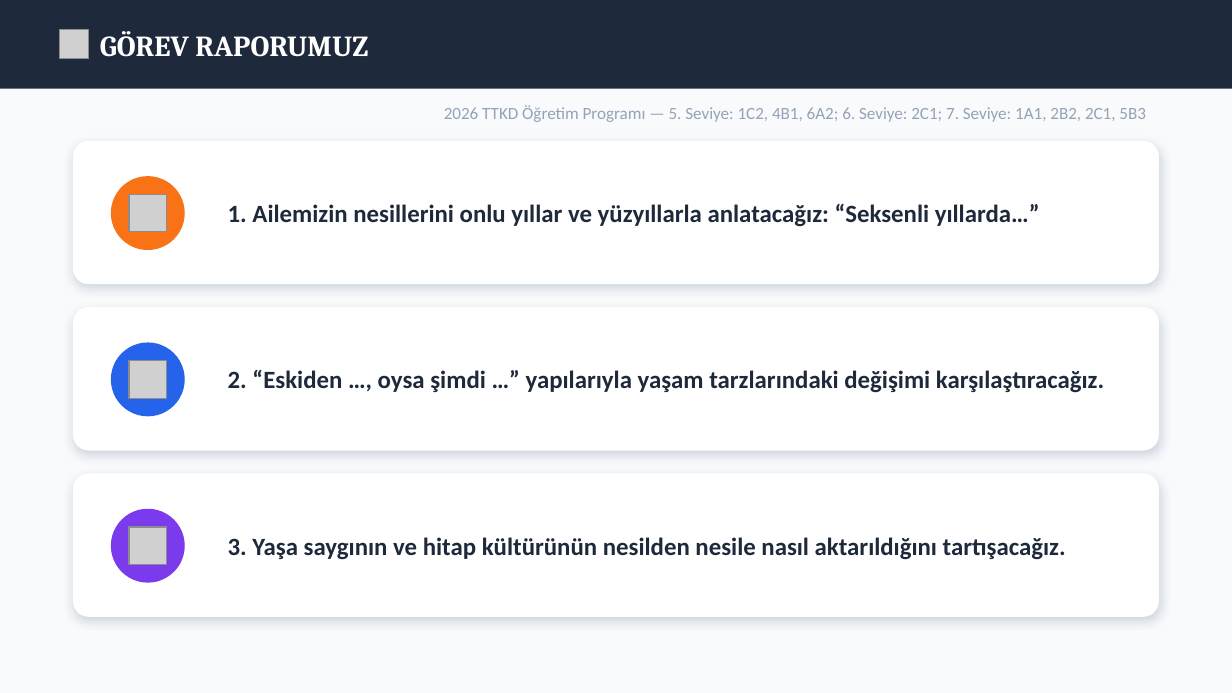
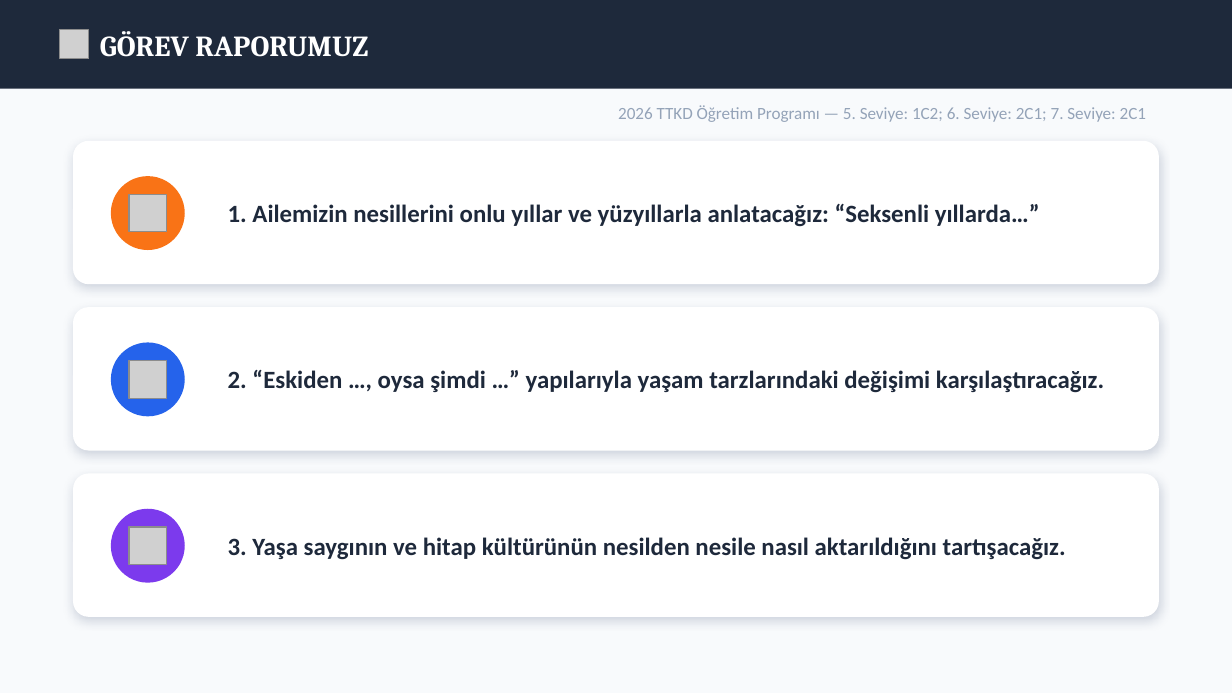
Before and after one commit to materyalfabrikasi/materyalfabrikasi.github.io, a slide deck: slide 2 of pptx/ileri3.pptx. Drawn at 1232x693 pixels with LibreOffice and Linux fonts; fonts in the diff are those of the drawing; grey boxes stand for pictures. Boxes give left, top, right and bottom in pixels: in the first picture for what was removed or moved away, otherwise in the second. Text is boxed around its words. In the diff, an @@ line names an element or a change of style, - is before the commit and + after.

```diff
--- a/pptx/ileri3.pptx
+++ b/pptx/ileri3.pptx
@@ text at (x1=618, y1=105, x2=1146, y2=122): text changed @@
-2026 TTKD Öğretim Programı — 5. Seviye: 1C2, 4B1, 6A2; 6. Seviye: 2C1; 7. Seviye: 1A1, 2B2, 2C1, 5B3
+2026 TTKD Öğretim Programı — 5. Seviye: 1C2; 6. Seviye: 2C1; 7. Seviye: 2C1
```
Also in this commit, not shown: 1 other slide changed, 5 other files.
